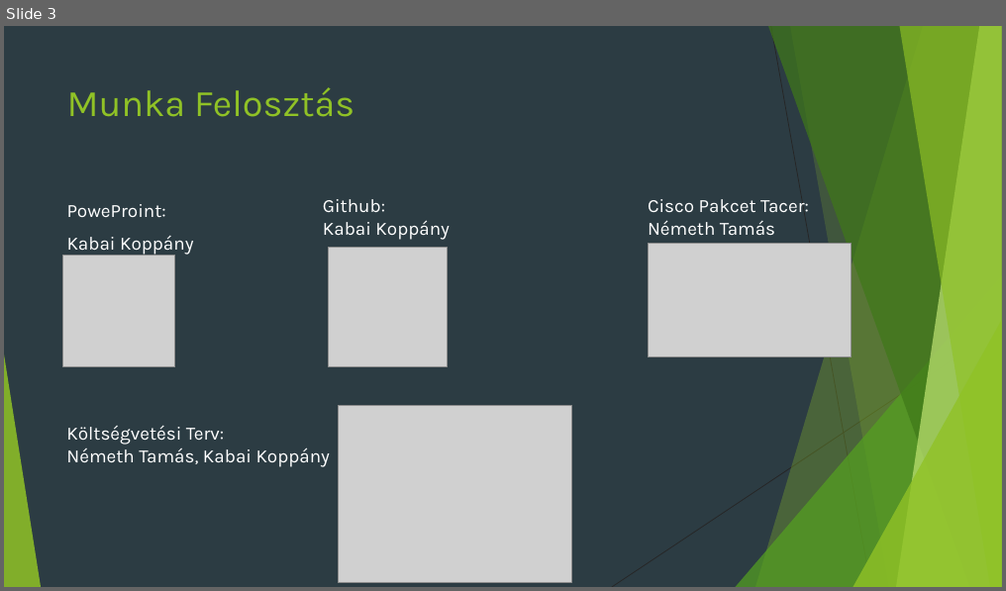
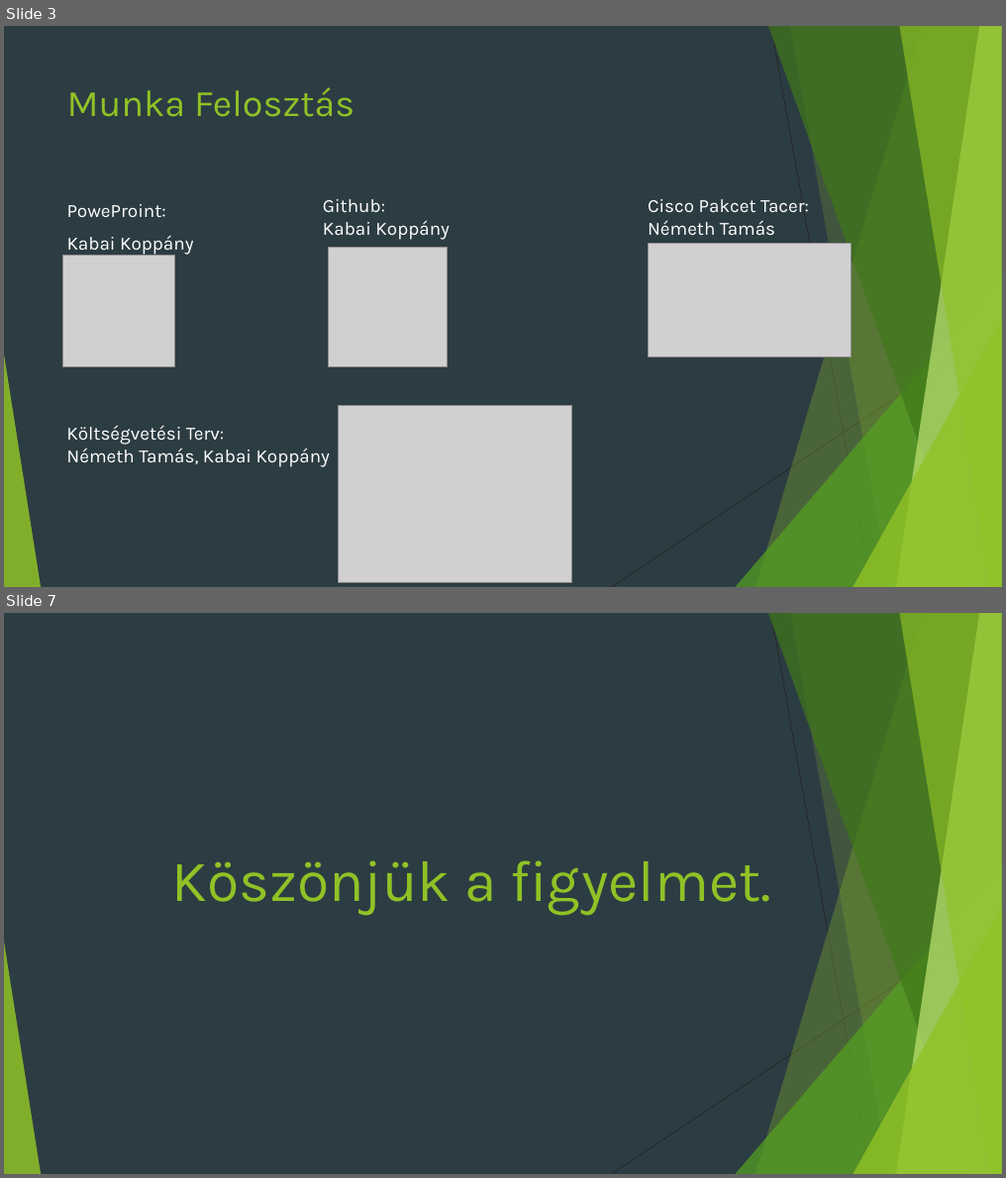
Before and after one commit to Sportszeletexe/vallalkozasproject, a slide deck: Vállalkozás hálózat projekt.pptx. Shown one above the other, each under a label of ours: slide 3 before the commit, slides 3 and 7 after it; the slides between them are not shown. The pictures are 1006x591 and 1006x1178 pixels, drawn with LibreOffice and Linux fonts; fonts in the diff are those of the drawing; grey boxes stand for pictures. Boxes give left, top, right and bottom in pixels: in the first picture for what was removed or moved away, otherwise in the second. Text is boxed around its words. In the diff, an @@ line names an element or a change of style, - is before the commit and + after.

```diff
--- a/Vállalkozás hálózat projekt.pptx
+++ b/Vállalkozás hálózat projekt.pptx
@@ slide 7 added at (4,613,1002,1174), background #2C3C43; not listed: 10 template elements that a slide beside it also shows @@
@@ title added at (172,861,770,916), 56 pt, text #90C226 @@
+Köszönjük a figyelmet.
```
Also in this commit, not shown: 1 slide changed, 2 other slides added, 1 slide removed.
